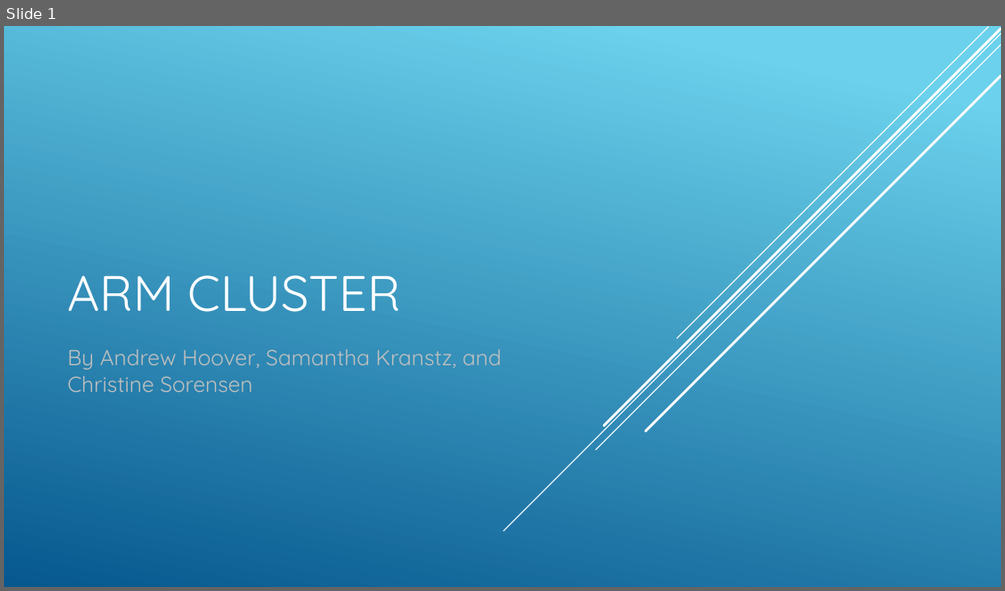
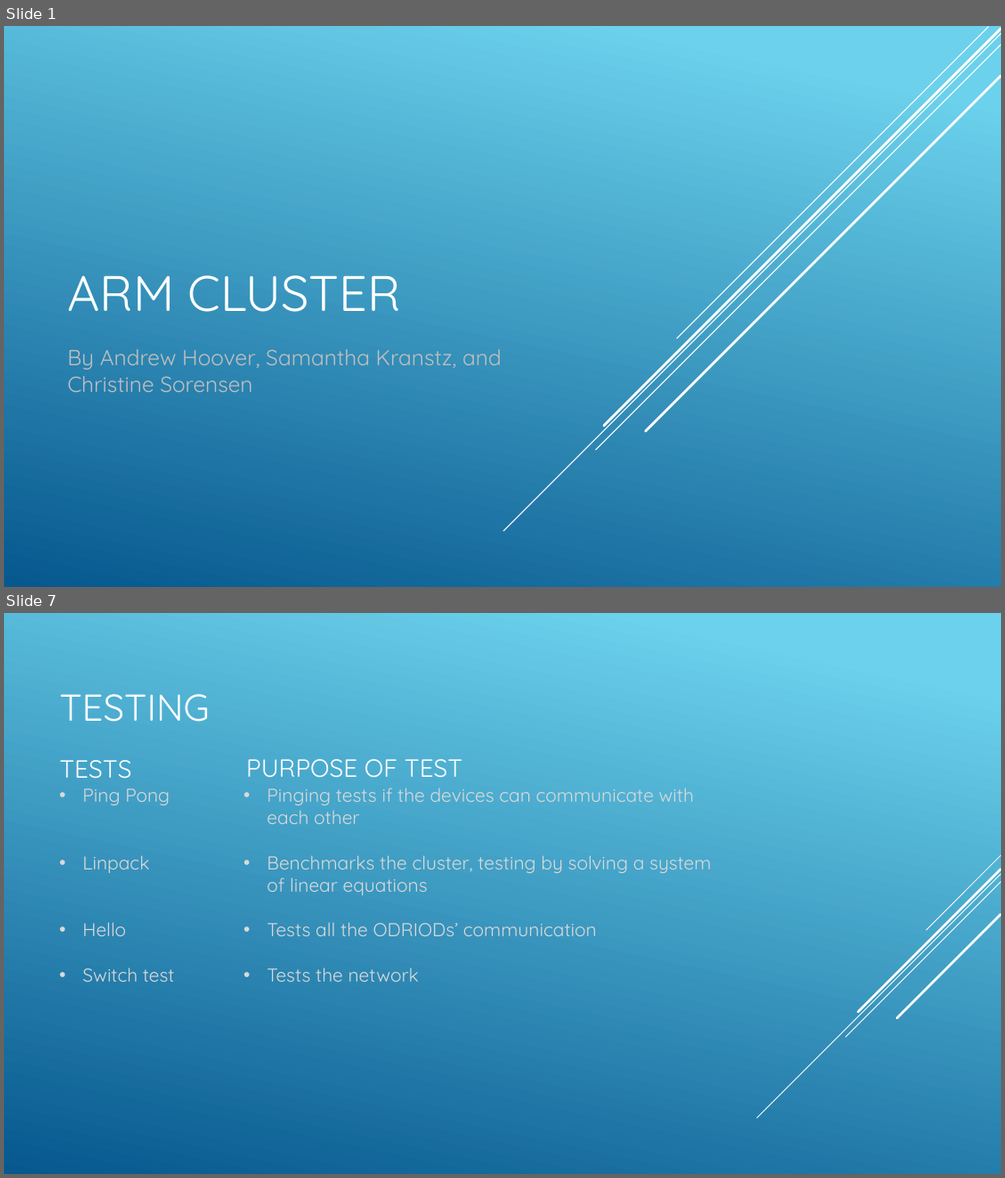
Before and after one commit to SDSMT-CSC464-F15/arm, a slide deck: Documents/ClientPresent2.pptx. Shown one above the other, each under a label of ours: slide 1 before the commit, slides 1 and 7 after it; the slides between them are not shown. The pictures are 1005x591 and 1005x1178 pixels, drawn with LibreOffice and Linux fonts; fonts in the diff are those of the drawing. Boxes give left, top, right and bottom in pixels: in the first picture for what was removed or moved away, otherwise in the second. Text is boxed around its words. In the diff, an @@ line names an element or a change of style, - is before the commit and + after.

```diff
--- a/Documents/ClientPresent2.pptx
+++ b/Documents/ClientPresent2.pptx
@@ slide 7 added at <box>4,613,1001,1174</box>, background gradient #6ED2EB to #06588E @@
@@ title added at <box>59,694,209,722</box>, 36 pt, text #FFFFFF @@
+TESTING
@@ text added at <box>59,760,131,779</box>, 24 pt, text #FFFFFF @@
+TESTS
@@ text added at <box>246,759,462,778</box>, 24 pt, text #FFFFFF @@
+PURPOSE OF TEST
@@ text added at <box>82,788,175,981</box>, 18 pt, text #D9D9D9 @@
+• Ping Pong
+• Linpack
+• Hello
+• Switch test
@@ text added at <box>267,787,711,981</box>, 18 pt, text #D9D9D9 @@
+• Pinging tests if the devices can communicate with each other
+• Benchmarks the cluster, testing by solving a system of linear equations
+• Tests all the ODRIODs’ communication
+• Tests the network
@@ group added at <box>757,855,1001,1118</box>: 5 lines @@
```
Also in this commit, not shown: 6 slides changed, 5 other slides added, 3 slides removed.
